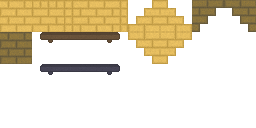
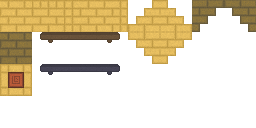
Before/after of a (256, 128) layered artwork. What changed in the layer stack:
added layer "Pasted Layer" above "platform copy" over (0, 64, 32, 96)
